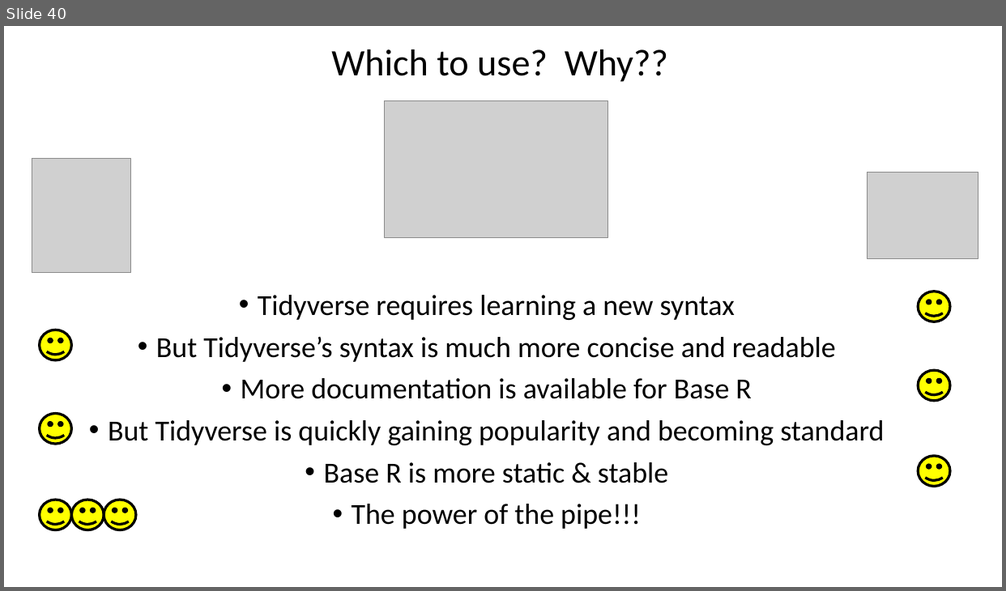
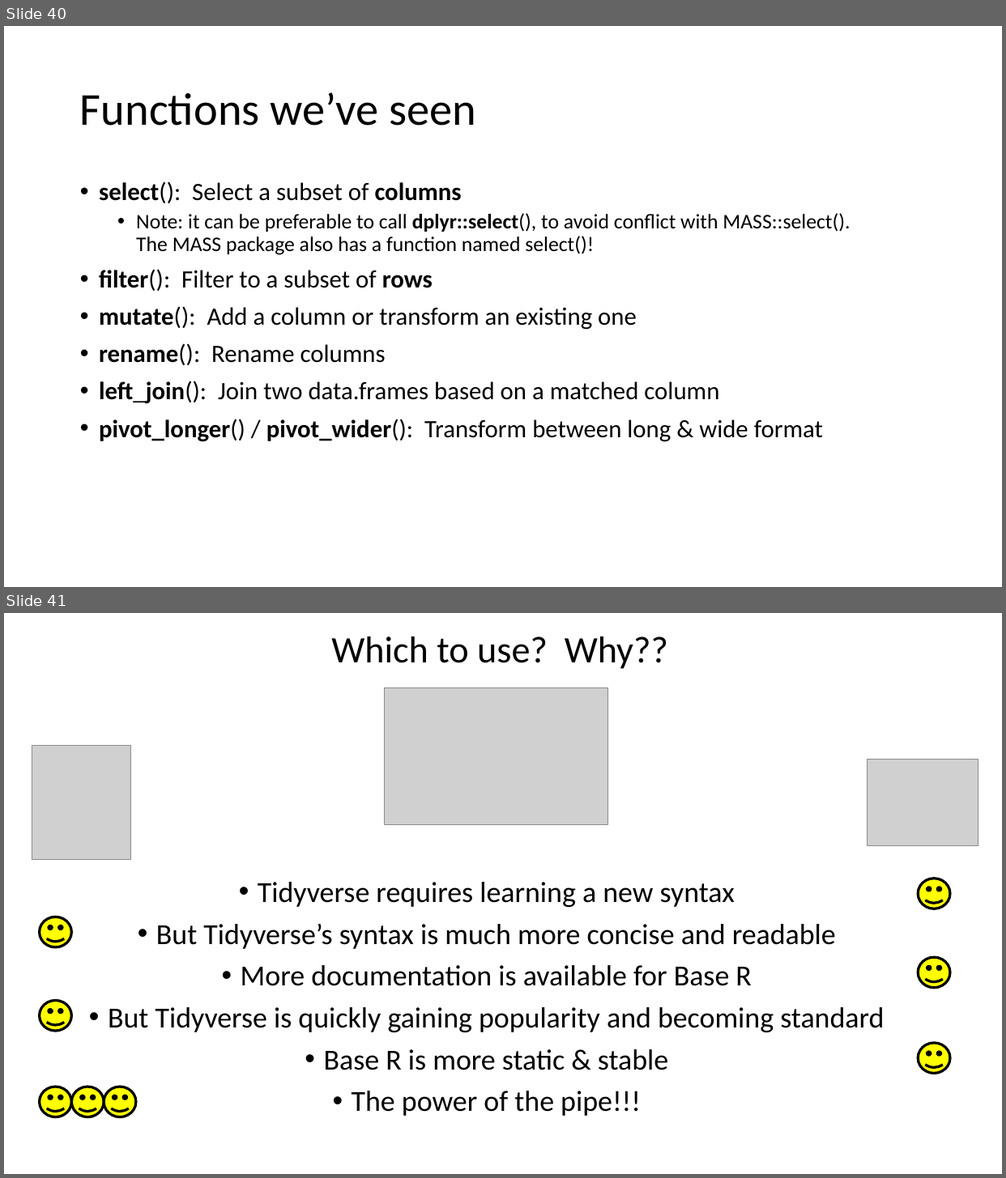
Before and after one commit to justinpriest/ADFG_R_Intro_Workshop, a slide deck: presentations/6 - Data Manipulation with tidyverse.pptx. Shown one above the other, each under a label of ours: slide 40 before the commit, slides 40 and 41 after it. The pictures are 1006x591 and 1006x1178 pixels, drawn with LibreOffice and Linux fonts; fonts in the diff are those of the drawing; grey boxes stand for pictures. Boxes give left, top, right and bottom in pixels: in the first picture for what was removed or moved away, otherwise in the second. Text is boxed around its words. In the diff, an @@ line names an element or a change of style, - is before the commit and + after.

```diff
--- a/presentations/6 - Data Manipulation with tidyverse.pptx
+++ b/presentations/6 - Data Manipulation with tidyverse.pptx
@@ slide 40 added at box(4, 26, 1002, 587), background #FFFFFF @@
@@ title added at box(80, 92, 477, 126), 44 pt, text #000000 @@
+Functions we’ve seen
@@ text added at box(99, 182, 850, 442), 24 pt, text #000000 @@
+• select(): Select a subset of columns
+  • Note: it can be preferable to call dplyr::select(), to avoid conflict with MASS::select(). The MASS package also has a function named select()!
+• filter(): Filter to a subset of rows
+• mutate(): Add a column or transform an existing one
+• rename(): Rename columns
+• left_join(): Join two data.frames based on a matched column
+• pivot_longer() / pivot_wider(): Transform between long & wide format
@@ what was slide 40 is now slide 41 @@
```
Also in this commit, not shown: 1 other file.
